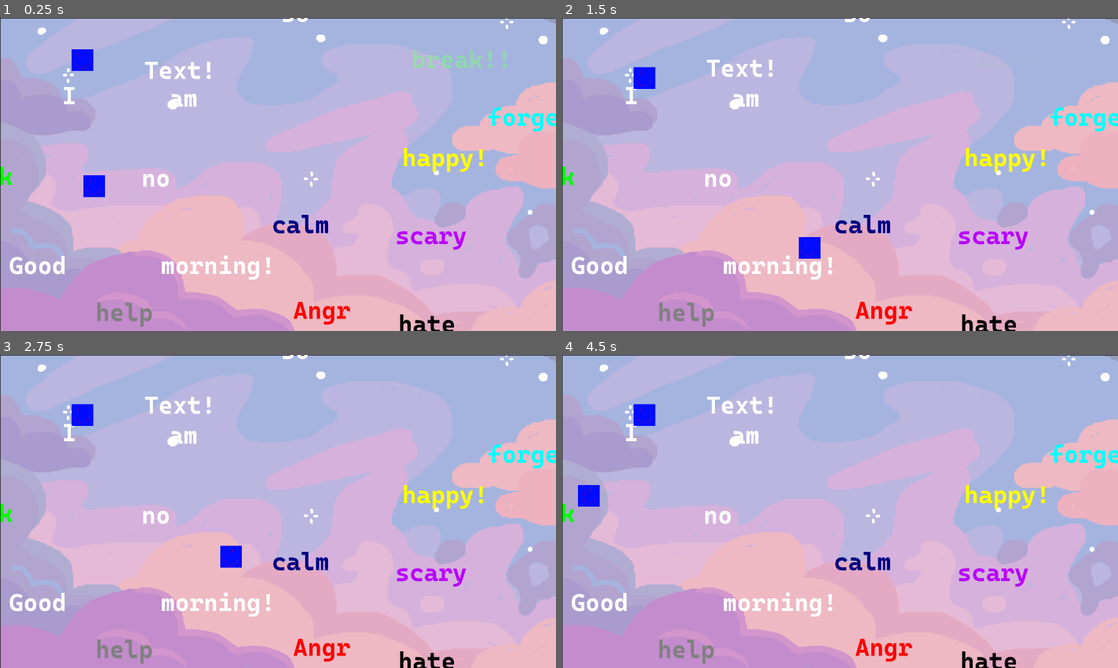
Above: before the commit, frames 1-4 (two rows, left to right).
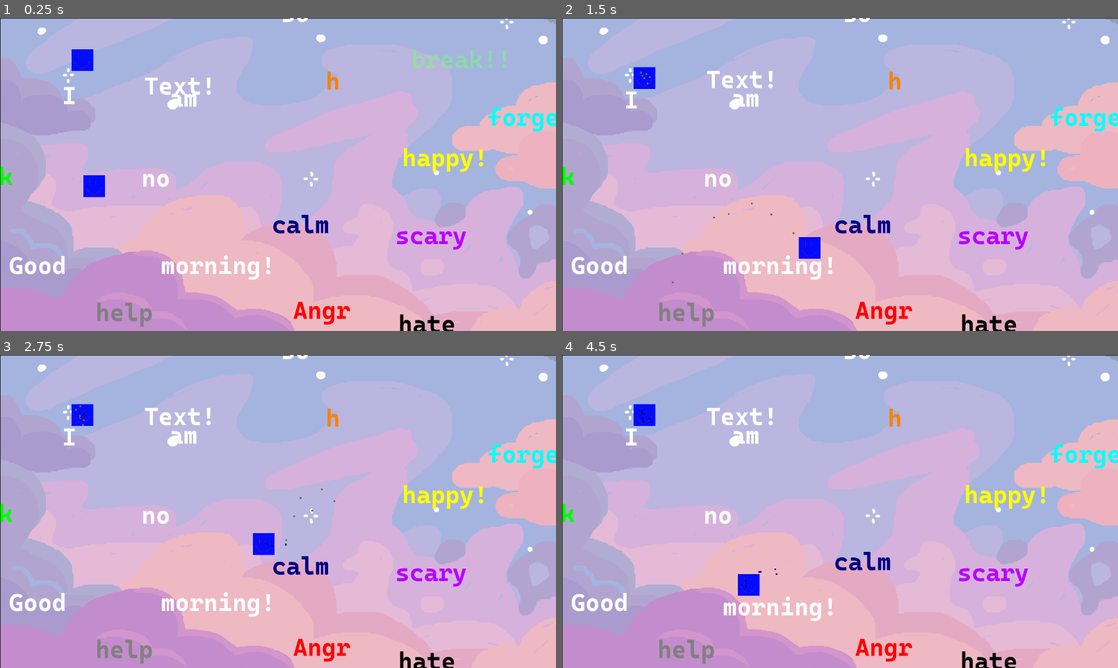
Above: after the commit, the same moments.

Repository: NitroGuy10/Chillennium2023
Game: Godot game, scene res://assets/Objects/Game.tscn
Same seed, same stepped clock (60 frames per second), same inputs: the game is played once before the commit and once after it.
Inputs:
- Up to frame 1 (0.25 s): no input
- Up to frame 2 (1.5 s): hold Right (ui_right) from 0.53 s (still down); tap Up (ui_up) at 0.6, 0.77, 1.07 s; tap Shift (dash) at 1.35 s
- Up to frame 3 (2.75 s): tap Up (ui_up) at 1.52, 1.55, 1.82, 2.1 s; release Right (ui_right) at 2.03 s; hold Left (ui_left) from 2.03 s (still down)
- Up to frame 4 (4.5 s): tap Shift (dash) at 2.85, 4.35 s; tap Up (ui_up) at 3.02, 3.05, 3.32, 3.6, 3.77, 4.07 s; release Left (ui_left) at 4.28 s; hold Right (ui_right) from 4.28 s (still down)

The runs differ from the first frame. In frame 1, 0.6% of the frame differs, in the area x 26-61%, y 14-25%; in frame 2, 0.6%; in frame 3, 1.5%; in frame 4, 1.6%, in the area x 2-61%, y 13-86%.

Commit message:
Hope

Diff:
--- a/assets/Levels/Test_Level.tscn
+++ b/assets/Levels/Test_Level.tscn
@@ -17,7 +17,7 @@
 script = ExtResource( 6 )
 
 [node name="Background" parent="." instance=ExtResource( 3 )]
-frame = 24
+frame = 3
 
 [node name="WordPlatformInteractable" parent="." instance=ExtResource( 4 )]
 position = Vector2( 147, 186 )
@@ -123,6 +123,12 @@
 enableEmotion = true
 impartPeace = true
 
+[node name="WordPlatformInteractable" parent="WordPlatformInteractable14" instance=ExtResource( 4 )]
+position = Vector2( 124, -330 )
+textString = "h"
+enableEmotion = true
+impartHope = true
+
 [editable path="DistressPlatform"]
 [editable path="DistressPlatform/Path2D/PathFollow2D/WordPlatformInteractable"]
 [editable path="DistressPlatform/Path2D/PathFollow2D/WordPlatformInteractable/WordPlatformText"]
--- /dev/null
+++ b/assets/Objects/HopeWall.tscn
@@ -0,0 +1,28 @@
+[gd_scene load_steps=3 format=2]
+
+[ext_resource path="res://assets/Objects/WordPlatformText.tscn" type="PackedScene" id=1]
+
+[sub_resource type="RectangleShape2D" id=1]
+extents = Vector2( 23, 134.5 )
+
+[node name="HopeWall" type="Node2D"]
+
+[node name="WordPlatformText" parent="." instance=ExtResource( 1 )]
+position = Vector2( 0, 17.519 )
+
+[node name="RichTextLabel" parent="WordPlatformText" index="0"]
+margin_right = 46.0
+margin_bottom = 435.0
+custom_colors/default_color = Color( 1, 0.654902, 0, 1 )
+__meta__ = {
+"_edit_lock_": true
+}
+
+[node name="StaticBody2D" type="StaticBody2D" parent="."]
+collision_layer = 129
+
+[node name="CollisionShape2D" type="CollisionShape2D" parent="StaticBody2D"]
+position = Vector2( 13, 124.5 )
+shape = SubResource( 1 )
+
+[editable path="WordPlatformText"]
--- a/assets/Objects/Player.tscn
+++ b/assets/Objects/Player.tscn
@@ -133,6 +133,19 @@
 scale_amount = 0.01
 color = Color( 0, 0, 0.501961, 1 )
 
+[node name="HopeParticles" type="CPUParticles2D" parent="PlayerKinematicBody2D"]
+emitting = false
+local_coords = false
+texture = ExtResource( 4 )
+emission_shape = 2
+emission_rect_extents = Vector2( 20, 20 )
+direction = Vector2( 0, 0 )
+spread = 180.0
+gravity = Vector2( 0, 0 )
+initial_velocity = 88.0
+scale_amount = 0.01
+color = Color( 1, 0.501961, 0, 1 )
+
 [node name="CollisionShape2D" type="CollisionShape2D" parent="PlayerKinematicBody2D"]
 shape = SubResource( 2 )
 
--- a/assets/Objects/PlayerMovement.gd
+++ b/assets/Objects/PlayerMovement.gd
@@ -15,6 +15,7 @@
 var horizontal_damping = 0.8
 var gravityscale = 1600.0
 var canDash = false
+var canDoubleJump = false
 
 var velocity = Vector2()
 
@@ -34,6 +35,7 @@
 	$GuiltParticles.emitting = player_vars.currentEmotion == "guilt"
 	$DistressParticles.emitting = player_vars.currentEmotion == "distress"
 	$PeaceParticles.emitting = player_vars.currentEmotion == "peace"
+	$HopeParticles.emitting = player_vars.currentEmotion == "hope" and canDoubleJump
 	$DashParticles.emitting = player_vars.currentEmotion == "fear" and canDash
 
 
@@ -72,6 +74,8 @@
 	if actually_is_on_floor():
 		if player_vars.currentEmotion == "fear":
 			canDash = true
+		if player_vars.currentEmotion == "hope":
+			canDoubleJump = true
 		if is_pressed_for_me("ui_up"):
 			if player_vars.currentEmotion == "happiness":
 				velocity.y = -happyJumpVelocity
@@ -96,6 +100,10 @@
 				velocity.x = dashvelocity * dashHorizScalar
 			else:
 				canDash = true
+		elif canDoubleJump and player_vars.currentEmotion == "hope" and is_just_pressed_for_me("ui_up"):
+			canDoubleJump = false
+			velocity.y = -jumpvelocity
+
 
 	if player_vars.currentEmotion == "peace":
 		velocity *= 0.7
--- a/assets/Objects/WordPlatformInteractable.gd
+++ b/assets/Objects/WordPlatformInteractable.gd
@@ -16,6 +16,7 @@
 export var impartGuilt = false
 export var impartDistress = false
 export var impartPeace = false
+export var impartHope = false
 
 
 
@@ -52,6 +53,8 @@
 		return "distress"
 	elif impartPeace:
 		return "peace"
+	elif impartHope:
+		return "hope"
 	assert(false)
 
 
--- a/assets/Objects/WordPlatformInteractableStaticBody2D.gd
+++ b/assets/Objects/WordPlatformInteractableStaticBody2D.gd
@@ -19,7 +19,8 @@
 	"contempt": Color(0, 0, 0),
 	"guilt": Color(0, 1, 1),
 	"distress": Color(0.5, 0.5, 0.5),
-	"peace": Color(0, 0, 0.5)
+	"peace": Color(0, 0, 0.5),
+	"hope": Color(1, 0.5, 0)
 }
 
 var pressed = false
--- a/assets/Objects/WordPlatformText.tscn
+++ b/assets/Objects/WordPlatformText.tscn
@@ -4,6 +4,7 @@
 
 [sub_resource type="DynamicFont" id=1]
 size = 56
+extra_spacing_bottom = -26
 font_data = ExtResource( 1 )
 
 [node name="WordPlatformText" type="Node2D"]
